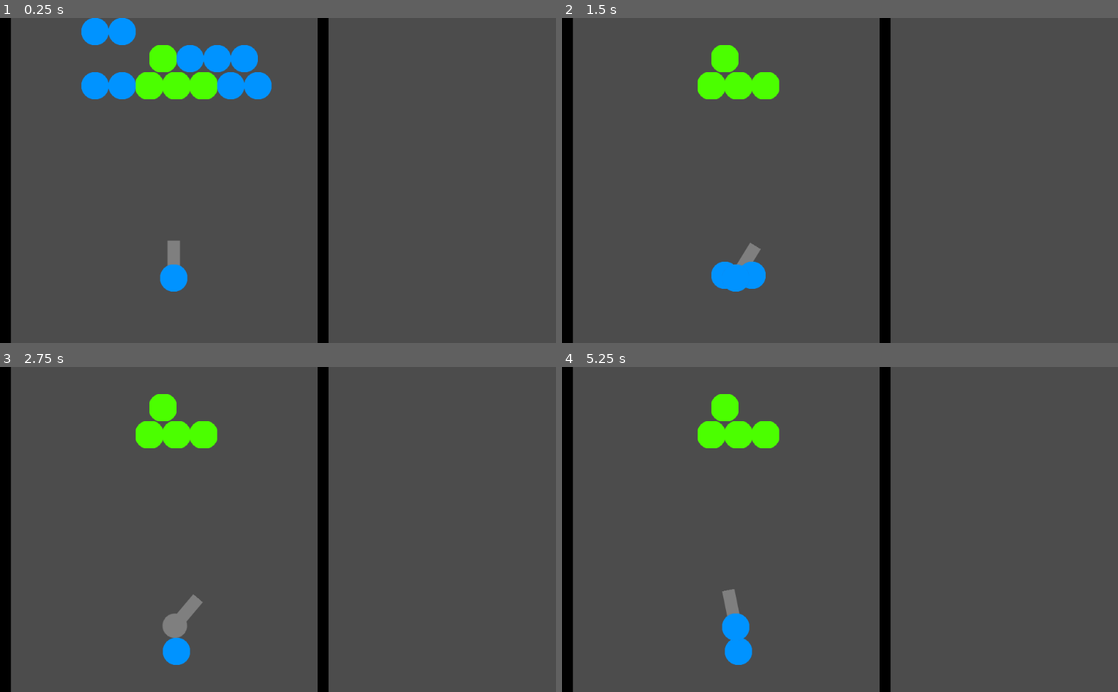
Above: before the commit, frames 1-4 (two rows, left to right).
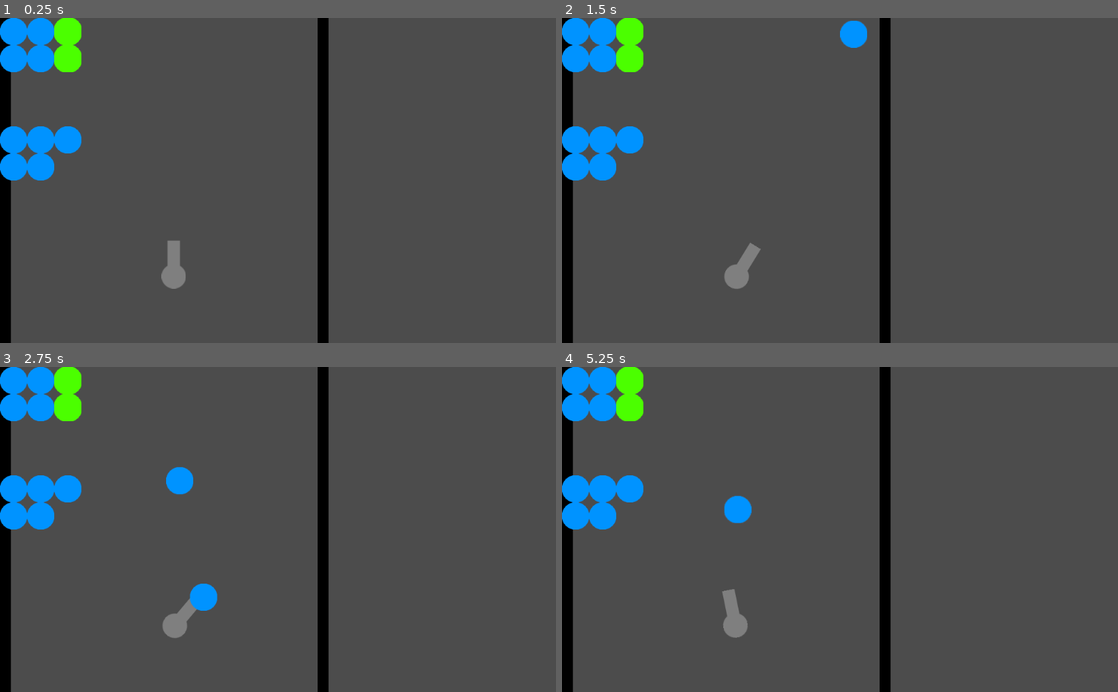
Above: after the commit, the same moments.

Repository: Demoli/Bobble
Game: Godot game, scene res://scenes/Level.tscn
Same seed, same stepped clock (60 frames per second), same inputs: the game is played once before the commit and once after it.
Inputs (mouse positions are in pixels of both pictures, inside the frame that each line leads up to):
- Up to frame 1 (0.25 s): no input
- Up to frame 2 (1.5 s): tap Enter at 0.5 s; move the mouse to (962, 164) at 0.52 s; hold D (rotate_right) 0.53-1.28 s; hold Space (fire) 0.53-1.28 s; click (962, 164) at 0.67 s; move the mouse to (728, 196) at 1.27 s; hold A (rotate_left) from 1.28 s (still down); tap Space (fire) at 1.35 s; click (728, 196) at 1.42 s
- Up to frame 3 (2.75 s): move the mouse to (333, 458) at 2.02 s; release A (rotate_left) at 2.03 s; hold D (rotate_right) from 2.03 s (still down); hold Space (fire) from 2.03 s (still down); click (333, 458) at 2.17 s
- Up to frame 4 (5.25 s): move the mouse to (812, 594) at 2.77 s; release Space (fire) at 2.78 s; tap Space (fire) at 2.85, 4.35, 5 s; click (812, 594) at 2.92 s; move the mouse to (1006, 578) at 3.52 s; release D (rotate_right) at 3.53 s; hold Space (fire) 3.53-4.28 s; hold A (rotate_left) from 3.53 s (still down); click (1006, 578) at 3.67 s; move the mouse to (673, 480) at 4.27 s; click (673, 480) at 4.42 s; move the mouse to (867, 529) at 5.02 s; hold Space (fire) from 5.03 s (still down); click (867, 529) at 5.17 s

The runs differ from the first frame. In frame 1, 8.6% of the frame differs, in the area x 0-49%, y 0-85%; in frame 2, 6.3%; in frame 3, 6.3%; in frame 4, 6.2%.

Commit message:
Holy shit I think it's working
Tile coordinates appear to be flipped, or I just don't understand vectors.
Either way I'm done fucking around with this bit.

Diff:
--- a/scenes/Bubble.gd
+++ b/scenes/Bubble.gd
@@ -60,10 +60,9 @@
 		var target = collision.collider
 		var grid : BubbleTilemap = get_node("/root/Level/BubbleTilemap")
 		var tile_pos = grid.world_to_map(position)
-		print(tile_pos)
-		print(grid.world_to_map(target.position))
+
+		queue_free()
+
 		grid.set_cellv(tile_pos,bubble_tileset.find_tile_by_name("blue"))
 
 		grid.calculate_deaths(tile_pos)
-
-		queue_free()
--- a/scenes/BubbleGrid.tscn
+++ b/scenes/BubbleGrid.tscn
@@ -6,8 +6,6 @@
 [node name="BubbleTilemap" type="TileMap"]
 tile_set = ExtResource( 1 )
 cell_size = Vector2( 50, 50 )
-cell_half_offset = 0
-cell_y_sort = true
 format = 1
-tile_data = PoolIntArray( 3, 0, 0, 4, 0, 0, 65541, 1, 0, 65542, 0, 0, 65543, 0, 0, 65544, 0, 0, 131075, 0, 0, 131076, 0, 0, 131077, 1, 0, 131078, 1, 0, 131079, 1, 0, 131080, 0, 0, 131081, 0, 0 )
+tile_data = PoolIntArray( 0, 0, 0, 1, 0, 0, 2, 1, 0, 65536, 0, 0, 65537, 0, 0, 65538, 1, 0, 262144, 0, 0, 262145, 0, 0, 262146, 0, 0, 327680, 0, 0, 327681, 0, 0 )
 script = ExtResource( 2 )
--- a/scenes/BubbleTilemap.gd
+++ b/scenes/BubbleTilemap.gd
@@ -2,72 +2,51 @@
 
 class_name BubbleTilemap
 
-var matching_bubbles = []
+var grid : Array
+var connectable_points = []
+
+func _ready():
+	pass
+#	calculate_deaths(Vector2(0,0))
+#	calculate_deaths(Vector2(0,4))
 
 func calculate_deaths(origin : Vector2):
 	"""
 		Calculate which bubbles are now destroyed starting from origin grid position
 	"""
-
-
+	connectable_points.clear()
 	var rect = get_used_rect()
 	var tile_id = get_cellv(origin)
-	var count = 0
-	var grid = []
-	for row_index in range(rect.size.x + rect.position.x):
-		var row = []
-		for col_index in range(rect.size.y):
-			if get_cell(row_index, col_index) == tile_id:
-				row.append(1)
-				count += 1
-			else:
-				row.append(0)
-#			row.append(Vector2(row_index, col_index))
-		grid.append(row)
 
-	numIslands(grid, tile_id)
+	grid = []
+	grid.resize(rect.size.y)
 
-	for row in range(grid.size()):
-		for col in range(grid[row].size()):
-			if grid[row][col] == 2:
-				set_cell(row,col,-1)
+	for row in range(rect.size.y):
+		var new_row = []
+		new_row.resize(rect.size.x)
+		grid[row] = new_row
 
-	pass
-#
-#	for index in range(used_cells.size()):
-#		var tile = used_cells[index]
-#		var point = Vector3(tile.x,tile.y, 0)
-#
-#		nav.add_point(index, point, 1)
-#
-#	for cell in get_used_cells_by_id(tile_id):
-#		var targets = [
-##			Vector2(cell.x,cell.y) # 0,0
-#			Vector2(cell.x, cell.y -1), # 0,-1,
-#			Vector2(cell.x -1, cell.y), # -1,0
-#			Vector2(cell.x, cell.y + 1), # 0,1
-#			Vector2(cell.x + 1 , cell.y), # 1,0
-##			Vector2(cell.x + 1 , cell.y + 1), # 1,1
-##			Vector2(cell.x + 1 , cell.y -1), # 1,-1
-#		]
-#
-#		for target in targets:
-#			if get_cellv(target) == tile_id:
-#				var cell_id = get_id_by_position(nav, Vector3(cell.x, cell.y, 0))
-#				var target_id = get_id_by_position(nav, Vector3(target.x, target.y, 0))
-#
-#				nav.connect_points(cell_id, target_id)
-#
-#	for cell in get_used_cells_by_id(tile_id):
-#		var origin_id = get_id_by_position(nav, Vector3(origin.x, origin.y, 0))
-#		var id = get_id_by_position(nav, Vector3(cell.x, cell.y, 0))
-#		var path = nav.get_point_path(origin_id, id)
-#
-#		if path.size() < 3:
-#			continue
-#
-#		for point in path:
-#			set_cell(point.x, point.y, -1)
+		for col in range(rect.size.x):
+			if get_cell(col,row) == tile_id:
+				grid[row][col] = 1
+
+	# Find islands of neighbour bubbles
+	createIslands(grid)
+
+	# find the group containing the fired bubble nd kill them all
+	var group_to_clear = []
+	for group in connectable_points:
+
+		if group.has(origin) and group.size() >= 3:
+			group_to_clear = group
+			break;
+
+	for point in group_to_clear:
+		set_cellv(point, -1)
+
+func _input(event):
+	if event is InputEventMouseButton:
+		print(world_to_map(get_global_mouse_position()))
 
 
 func get_id_by_position(nav : AStar, position : Vector3):
@@ -76,20 +55,18 @@
 		if nav.get_point_position(id) == position:
 			return id
 
-####################################
-
-var grid
-
-func append_if(queue, x, y, search):
+func append_if(queue, x, y):
 	"""Append to the queue only if in bounds of the grid and the cell value is 1."""
-	if 0 <= grid.size() and x < grid.size() and 0 <= grid[x].size() and y < grid[x].size():
+	if 0 <= grid.size() and x < grid.size() and 0 <= x and 0 <= y and 0 <= grid[x].size() and y < grid[x].size():
 		if grid[x][y] == 1:
 			queue.append(Vector2(x,y))
 
-func mark_neighbors(row, col, search):
+
+func mark_neighbors(row, col):
 	"""Mark all the cells in the current island with value = 2. Breadth-first search."""
 
 	var queue = []
+	var connected = []
 
 	queue.append(Vector2(row, col))
 	while queue.size() > 0:
@@ -97,13 +74,21 @@
 		var x = element.x
 		var y = element.y
 		grid[x][y] = 2
+		if not connected.has(Vector2(element.y,element.x)):
+			connected.append(Vector2(element.y,element.x))
 
-		append_if(queue, x - 1, y, search)
-		append_if(queue, x, y - 1, search)
-		append_if(queue, x + 1, y, search)
-		append_if(queue, x, y + 1, search)
+		append_if(queue, x - 1, y)
+		append_if(queue, x, y - 1)
+		append_if(queue, x + 1, y)
+		append_if(queue, x, y + 1)
+		append_if(queue, x + 1, y + 1)
+		append_if(queue, x + 1, y - 1)
+		append_if(queue, x - 1, y - 1)
+		append_if(queue, x - 1, y + 1)
 
-func numIslands(new_grid, tile_id):
+	connectable_points.append(connected)
+
+func createIslands(new_grid):
 	grid = new_grid
 
 	if not grid or grid.size() == 0 or grid[0].size() == 0:
@@ -115,4 +100,4 @@
 	for row in range(row_length):
 		for col in range(col_length):
 			if grid[row][col] == 1:
-				mark_neighbors(row, col, tile_id)
+				mark_neighbors(row, col)
--- a/scenes/Cannon.gd
+++ b/scenes/Cannon.gd
@@ -13,7 +13,7 @@
 # var b = "text"
 
 func _ready():
-	$ReloadTimer.wait_time = .1
+#	$ReloadTimer.wait_time = .1
 	$ReloadTimer.start()
 
 func _process(delta):
